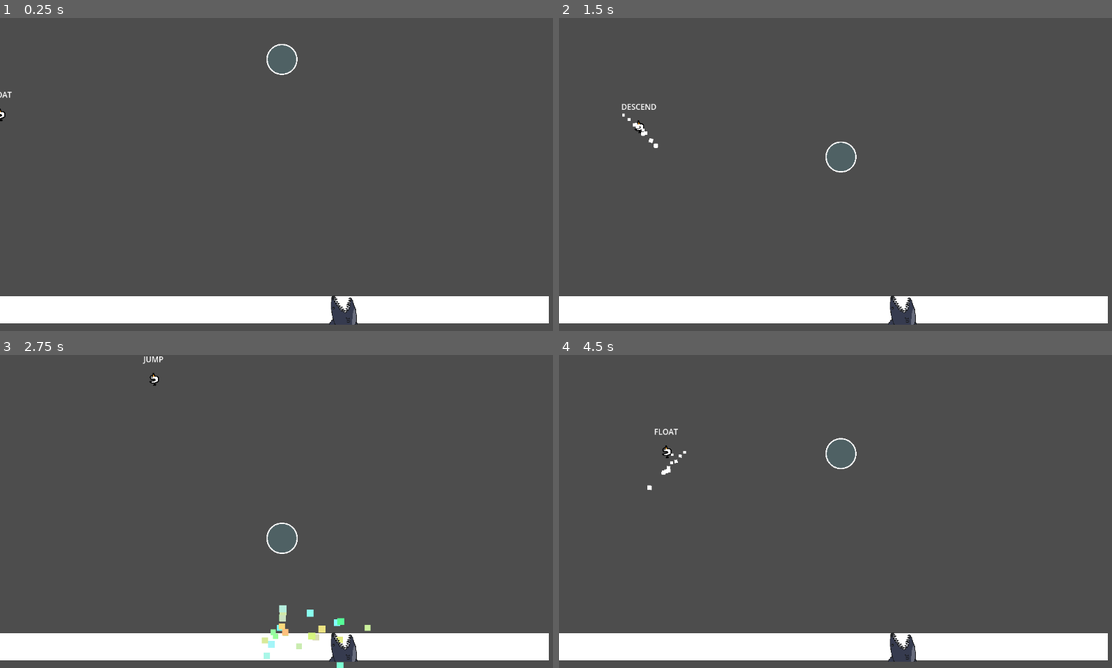
Above: before the commit, frames 1-4 (two rows, left to right).
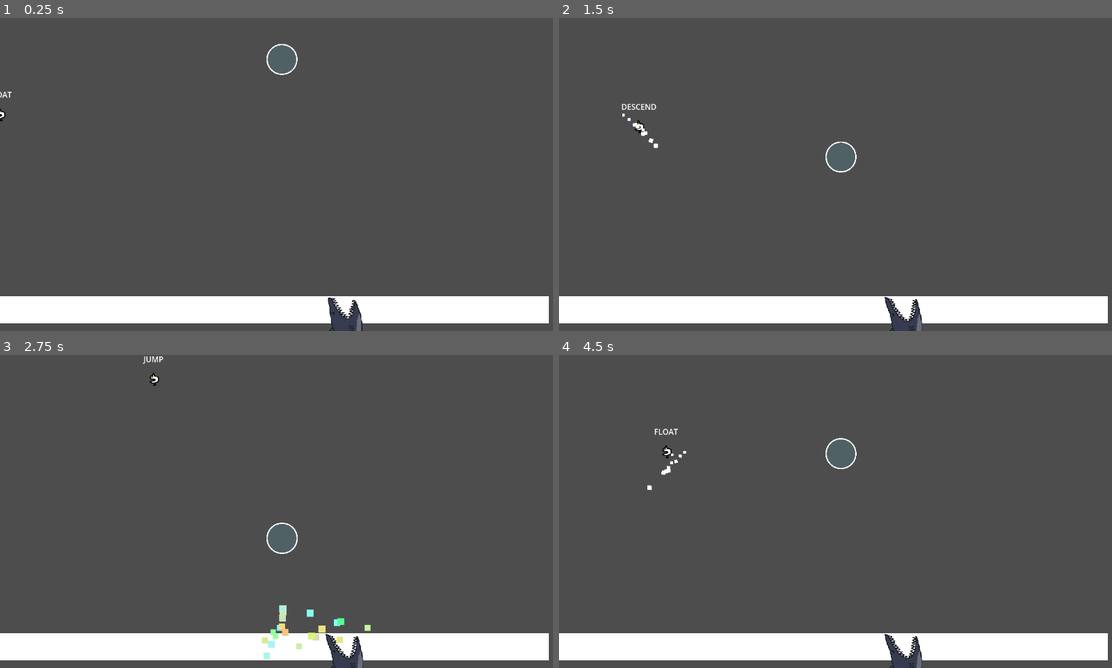
Above: after the commit, the same moments.

Repository: ron0studios/Global-Game-Jam-2025
Game: Godot game, scene res://objects/sandbox.tscn
The game is run twice, just before and just after one commit, with the same random seed, the same clock (stepped at 60 frames per second) and the same inputs. The engine's default icon, where the game draws it, is replaced by a stand-in: a white triangle on a blue panel in a dark square.
Inputs (mouse positions are in pixels of both pictures, inside the frame that each line leads up to):
- Up to frame 1 (0.25 s): no input
- Up to frame 2 (1.5 s): move the mouse to (957, 158) at 0.52 s; hold Right (ui_right) 0.53-1.28 s; hold Space (blow) 0.53-1.28 s; move the mouse to (724, 190) at 1.27 s; hold Down (ui_down) from 1.28 s (still down); tap Space (blow) at 1.35 s
- Up to frame 3 (2.75 s): move the mouse to (331, 442) at 2.02 s; release Down (ui_down) at 2.03 s; hold Right (ui_right) from 2.03 s (still down); hold Space (blow) from 2.03 s (still down)
- Up to frame 4 (4.5 s): move the mouse to (807, 574) at 2.77 s; release Right (ui_right) at 2.78 s; release Space (blow) at 2.78 s; hold Up (ui_up) 2.78-3.53 s; tap Space (blow) at 2.85, 4.35 s; move the mouse to (1006, 558) at 3.52 s; hold Space (blow) 3.53-4.28 s; hold Left (ui_left) from 3.53 s (still down); move the mouse to (669, 464) at 4.27 s

The runs differ from the first frame. In frame 1, 0.3% of the frame differs, in the area x 59-66%, y 88-100%; in frame 2, 0.4%; in frame 3, 0.4%, in the area x 58-66%, y 88-100%; in frame 4, 0.4%.

Commit message:
Shark refinements
Also sorry if I've fucked with the resolution I forgot that I temporarily changed it

Diff:
--- a/objects/sandbox.tscn
+++ b/objects/sandbox.tscn
@@ -30,4 +30,4 @@
 [node name="Player" parent="." instance=ExtResource("2_164q8")]
 
 [node name="Spike" parent="." instance=ExtResource("3_th80c")]
-position = Vector2(711, 598)
+position = Vector2(711, 606)
--- a/objects/spike.gd
+++ b/objects/spike.gd
@@ -12,8 +12,9 @@
 signal kill
 # Called when the node enters the scene tree for the first time.
 func _ready() -> void:
-	destination1 = Vector2(global_position.x, global_position.y-30)
+	destination1 = Vector2(position.x, position.y-70)
 	destination2 = global_position
+	$Sprite2D.play("default")
 
 
 # Called every frame. 'delta' is the elapsed time since the previous frame.
--- a/spike.tscn
+++ b/spike.tscn
@@ -1,18 +1,41 @@
-[gd_scene load_steps=4 format=3 uid="uid://b4okuuwiv4502"]
+[gd_scene load_steps=7 format=3 uid="uid://b4okuuwiv4502"]
 
 [ext_resource type="Script" path="res://objects/spike.gd" id="1_ddh2b"]
-[ext_resource type="Texture2D" uid="uid://ssnybynvnavj" path="res://assets/shark.png" id="2_qs48i"]
+[ext_resource type="Texture2D" uid="uid://dmpshw7lhyskn" path="res://assets/shark-2.png" id="2_p21pp"]
+
+[sub_resource type="AtlasTexture" id="AtlasTexture_rgxn7"]
+atlas = ExtResource("2_p21pp")
+region = Rect2(0, 0, 128, 128)
+
+[sub_resource type="AtlasTexture" id="AtlasTexture_vbwi5"]
+atlas = ExtResource("2_p21pp")
+region = Rect2(0, 128, 128, 128)
+
+[sub_resource type="SpriteFrames" id="SpriteFrames_w6xk4"]
+animations = [{
+"frames": [{
+"duration": 1.0,
+"texture": SubResource("AtlasTexture_rgxn7")
+}, {
+"duration": 1.0,
+"texture": SubResource("AtlasTexture_vbwi5")
+}],
+"loop": true,
+"name": &"default",
+"speed": 2.0
+}]
 
 [sub_resource type="RectangleShape2D" id="RectangleShape2D_d7unp"]
 
 [node name="Shark" type="Area2D"]
-scale = Vector2(2, 2)
+scale = Vector2(2.5, 2.5)
 script = ExtResource("1_ddh2b")
 
-[node name="Sprite2D" type="Sprite2D" parent="."]
-position = Vector2(1.5, -0.5)
+[node name="Sprite2D" type="AnimatedSprite2D" parent="."]
+position = Vector2(3.2, 0.4)
+rotation = -1.5708
 scale = Vector2(0.3, 0.3)
-texture = ExtResource("2_qs48i")
+sprite_frames = SubResource("SpriteFrames_w6xk4")
 
 [node name="CollisionShape2D" type="CollisionShape2D" parent="."]
 shape = SubResource("RectangleShape2D_d7unp")
Binary file added: assets/shark-2.png
Not shown, added: assets/shark-2.png.import
